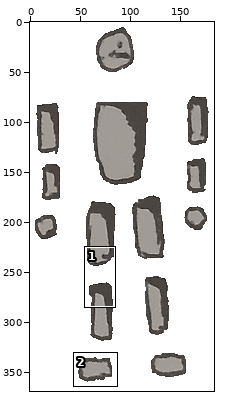
Edited in one commit: sprite sheet (res/png/man.png). The picture above shows the old version from afar; the outline marks the close-up.
Close-up. As it was:
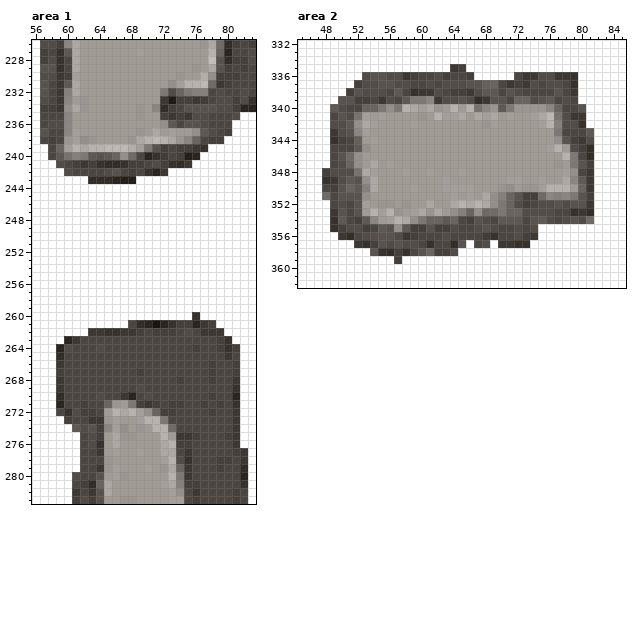
The file is 184x369 pixels. Colours within 5 levels of each other are drawn and written as one. Shown: area 1: x 56..83, y 226..283; area 2: x 45..85, y 332..362.
After the commit:
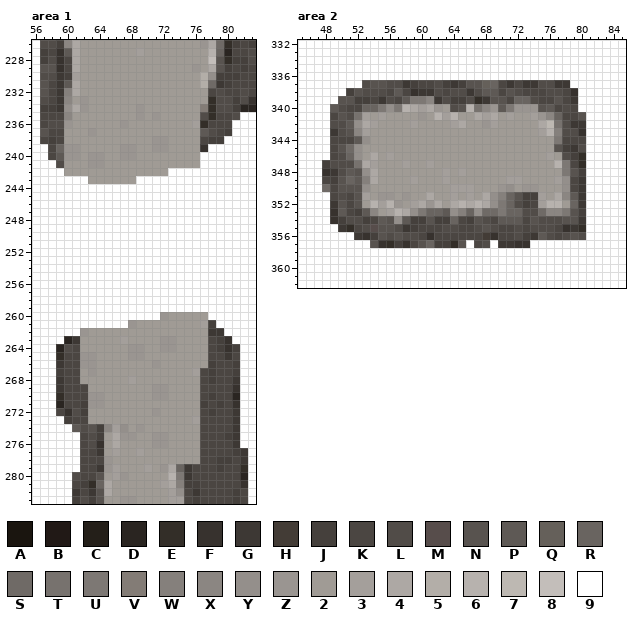
Palette (. is transparent): A #1a150f  B #211916  C #241f19  D #2a2521  E #332e28  F #37322e  G #3d3834  H #433c36  J #45403c  K #4b4642  L #514c48  M #574d4b  N #58534f  P #5e5955  Q #65605a  R #696460  S #6f6a66  T #77726e  U #7d7874  V #837c76  W #85807c  X #8b8682  Y #948f8b  Z #9a9591  2 #a09b95  3 #a49f9b  4 #ada8a4  5 #b3aea8  6 #b7b2ae  7 #bdb8b2  8 #c3beba  9 #ffffff
Changes in this commit:
Changed rows in their new state; - is an unchanged pixel.
Area 1:
first column x 60:
230 --------------2----
231 -------------22225-
232 ------------222222-
233 ------------222222E
234 -----------222222VE
235 -----------Z22222-E
236 Z------Z----22223E-
237 22-Z-----2-2-2--2--
238 2222----222ZZ2222--
239 ZZ22222ZZ22ZZ2222--
240 ZZ2ZZ22ZZ22222222--
241 222ZZ222222222222--
242 2222222222222------
243 ---222222----------
first column x 62:
260 ----------Z22222
261 ------Z222222223
262 Z222222222222222
263 2222232222ZZ2222
264 222222ZZ22ZZ2222
265 ZZ2222ZZ22222222
266 ZZ2222222Z222222
267 2Z2222222222223-
268 222222322222222-
269 -22222222ZZ2222-
270 -ZZ222222ZZ2222-
271 -ZZ22-222222222-
272 -22-22222Z22222-
273 -2222--22222223-
274 ---------222222-
275 ---------ZZ-222-
276 ---------ZZ2222-
277 ----------22222-
278 ----------22222-
Area 2:
first column x 48:
335 ----------------99----------------
336 -----99999999999999-----99999999--
337 ----9-N-L-GJ-KLJGJ------K-GL-GG9--
338 ----------------LL----------LL-F--
339 ----------------JJ---------KKNKG--
340 ----------------LN---------NPKL-9-
341 ----------------62---------ZXRKKN-
342 ----------------34---------47T-GG-
343 ---------------------------36WLLF9
344 -KK-PY2----------------------UKKK9
345 --NSY2----------------------2NJGL9
346 --LR--4-3-------------------3-LJE9
347 JL-LT43-2-3--3---------------6UKE9
348 FG-PNY4---2--2-3--------------UNJ9
349 KJNRPW-----3---------------2-3YKG9
350 SK-NNY2----2---2-----------222YKG9
351 9-LK-3-ZZ-Z--4-------------324-PG9
352 -GN--2636Z234Z4------------3662RG9
353 -FP-JPX2364YURRP-----------SXXUNJ9
354 --JLLJKPNYPJJNJJ-----------L-LN-G9
355 -9GEKLMN-LG-KKKL-----------LLKFGE-
356 --99GFJ-LNLL-F-K-----------PLKLNL-
357 ----99NFEJFKNRJJ------------------
358 ------99999999999-----------------
359 ---------9------------------------
